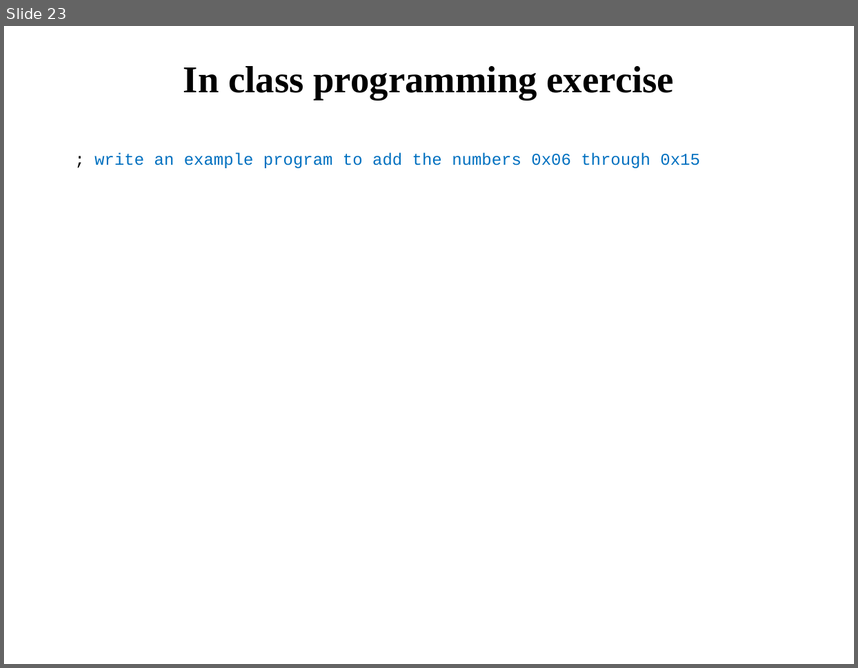
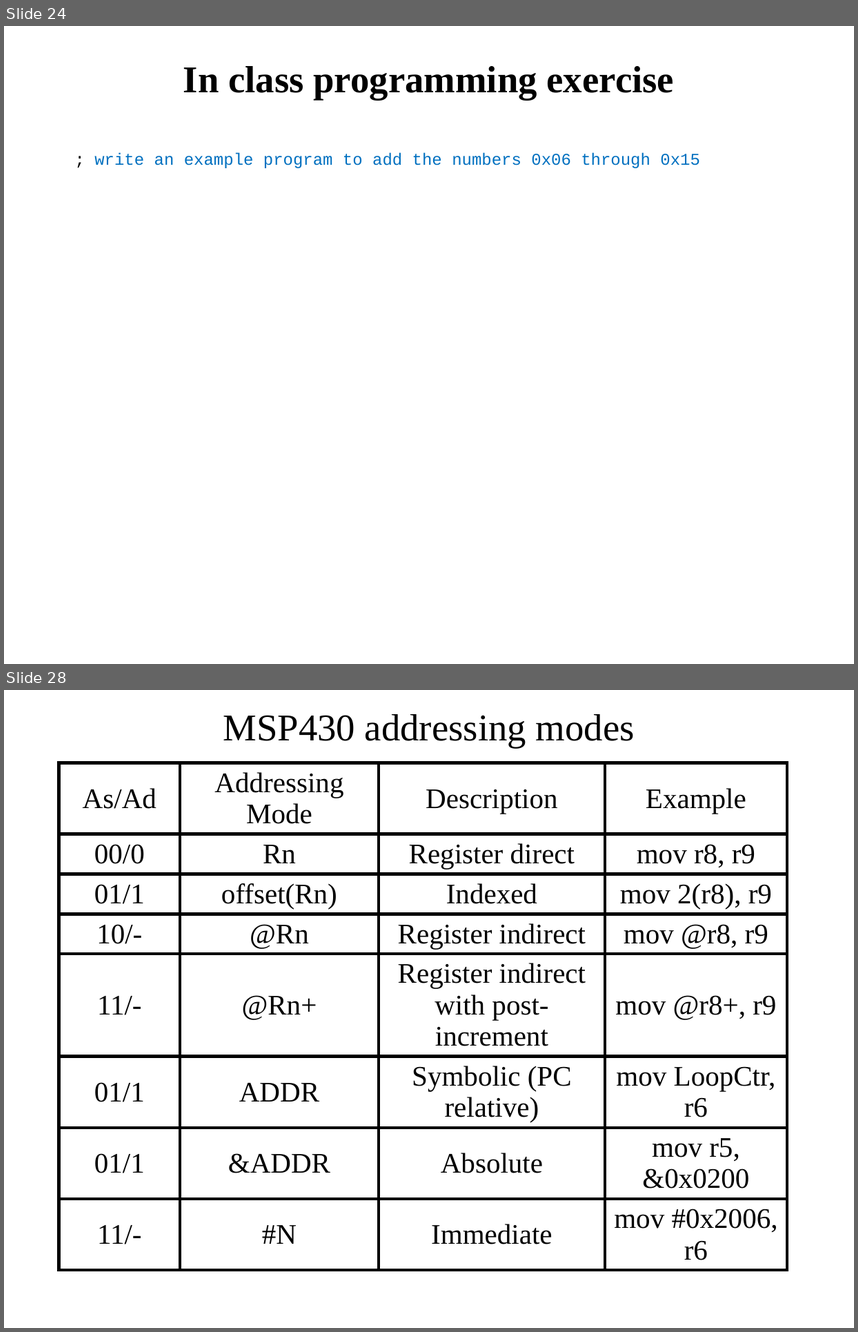
Before and after one commit to pw4rn3r/ECE382, a slide deck: notes/L4/Lsn4.pptx. Shown one above the other, each under a label of ours: slide 23 before the commit, slides 24 and 28 after it; the slides between them are not shown. The pictures are 858x668 and 858x1332 pixels, drawn with LibreOffice and Linux fonts; fonts in the diff are those of the drawing. Boxes give left, top, right and bottom in pixels: in the first picture for what was removed or moved away, otherwise in the second. Text is boxed around its words. In the diff, an @@ line names an element or a change of style, - is before the commit and + after.

```diff
--- a/notes/L4/Lsn4.pptx
+++ b/notes/L4/Lsn4.pptx
@@ slide 28 added at [4, 690, 854, 1328], background #FFFFFF @@
@@ title added at [223, 714, 635, 747], 32 pt, text #000000 @@
+MSP430 addressing modes
@@ table added at [59, 763, 787, 1263], 8 rows, 4 columns @@
+As/Ad | Addressing Mode | Description | Example
+00/0 | Rn | Register direct | mov r8, r9
+01/1 | offset(Rn) | Indexed | mov 2(r8), r9
+10/- | @Rn | Register indirect | mov @r8, r9
+11/- | @Rn+ | Register indirect with post-increment | mov @r8+, r9
+01/1 | ADDR | Symbolic (PC relative) | mov LoopCtr, r6
+01/1 | &ADDR | Absolute | mov r5, &0x0200
+11/- | #N | Immediate | mov #0x2006, r6
@@ what was slide 23 is now slide 24 @@
```
Also in this commit, not shown: 32 other slides added, 6 other files.
